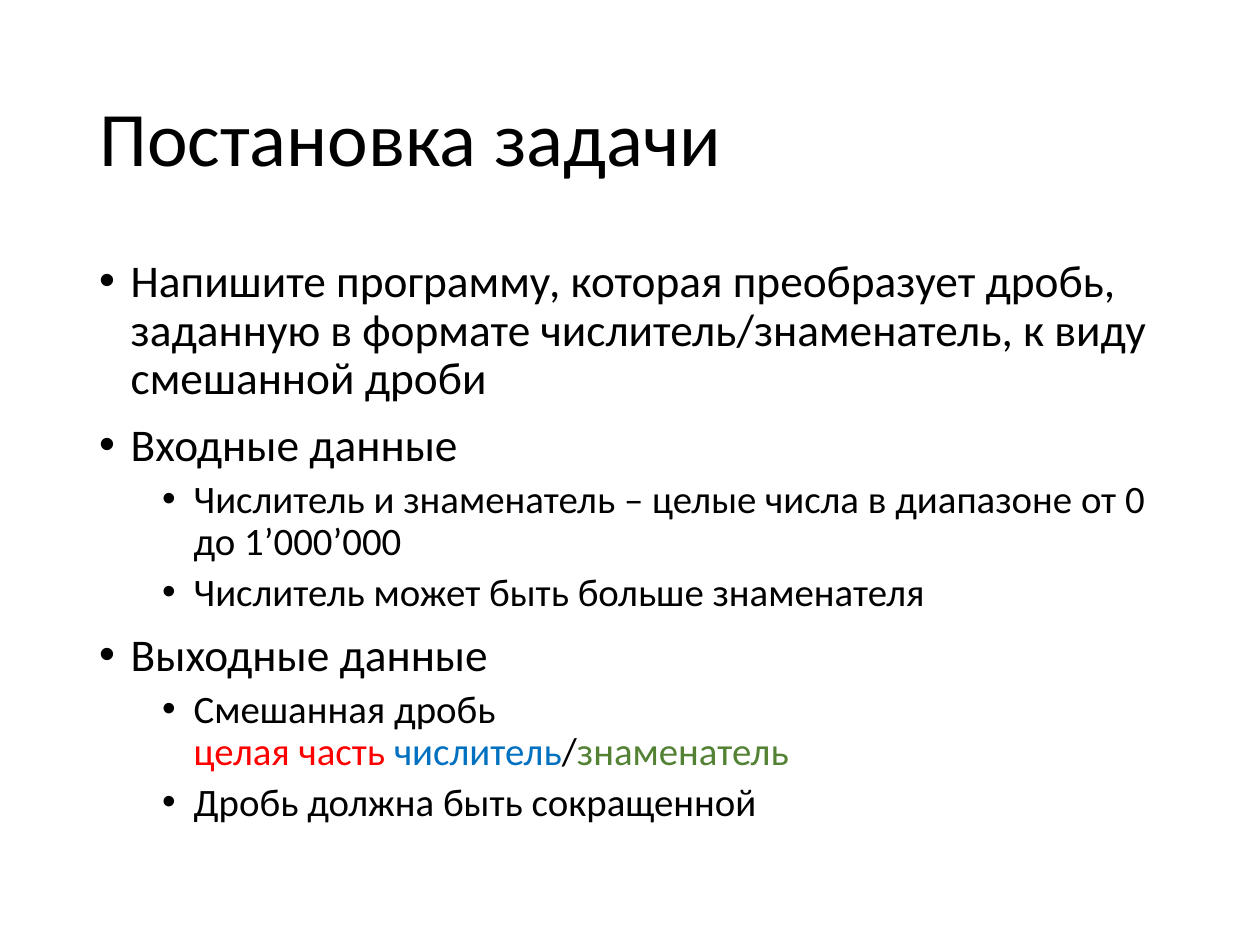
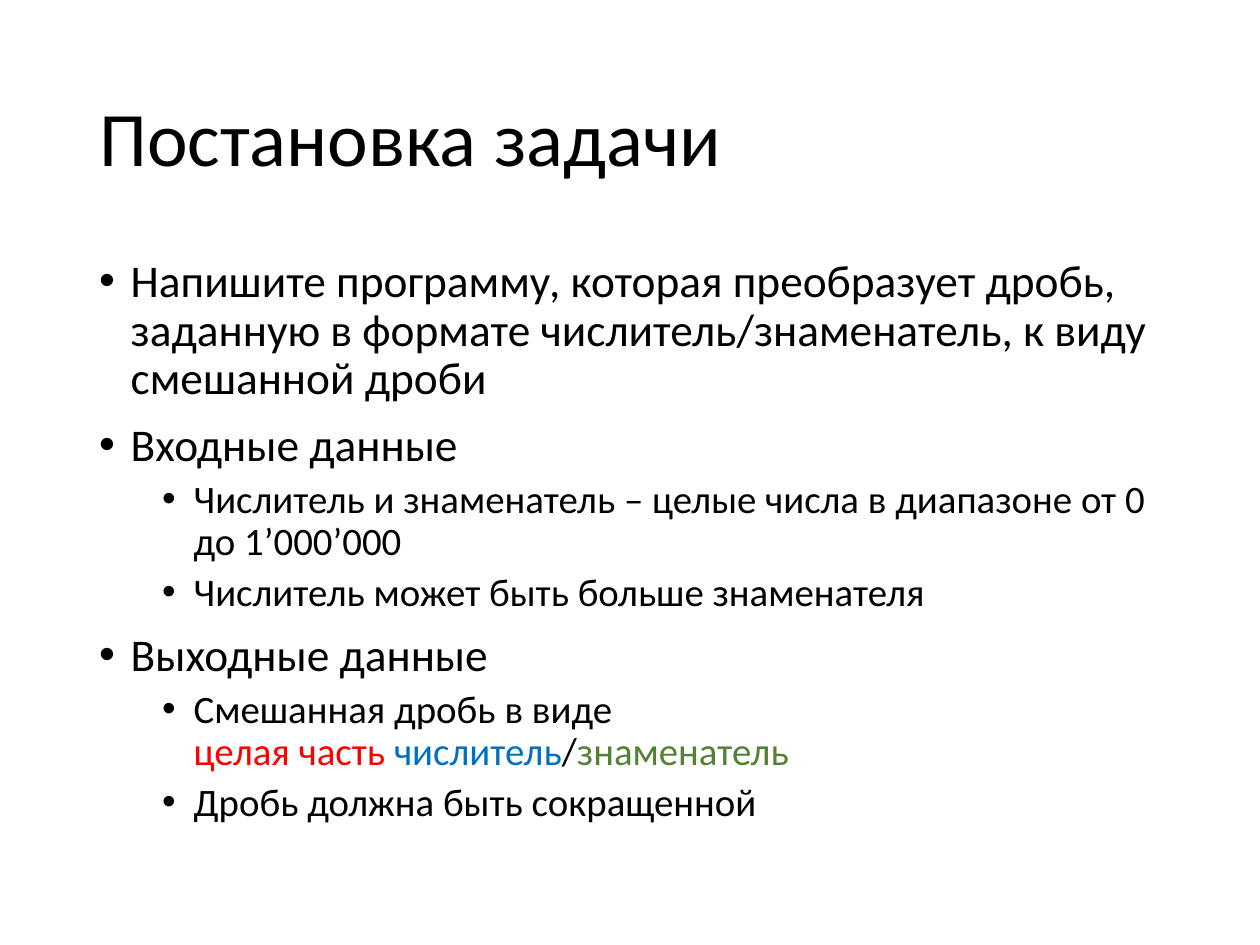
Before and after one commit to alexey-malov/fraction, a slide deck: slide 2 of Explanation.pptx. Drawn at 1260x945 pixels with LibreOffice and Linux fonts; fonts in the diff are those of the drawing. Boxes give left, top, right and bottom in pixels: in the first picture for what was removed or moved away, otherwise in the second. Text is boxed around its words. In the diff, an @@ line names an element or a change of style, - is before the commit and + after.

```diff
--- a/Explanation.pptx
+++ b/Explanation.pptx
@@ text at <box>194,696,789,772</box>: text changed @@
-  • Смешанная дробь
-    целая часть числитель/знаменатель
+  • Смешанная дробь в виде
+    целая часть числитель/знаменатель
```
Also in this commit, not shown: 4 other slides changed, 6 slides added.
